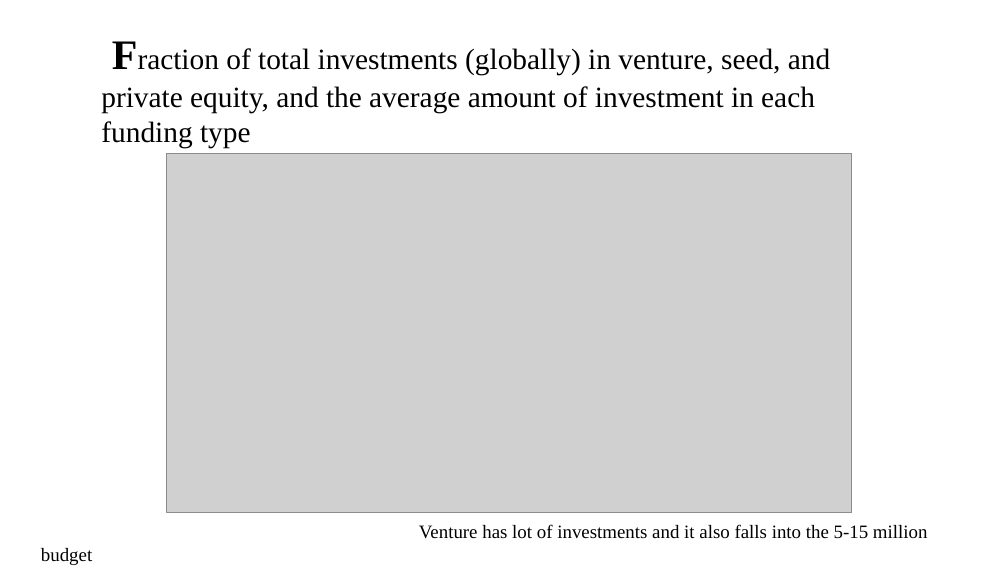
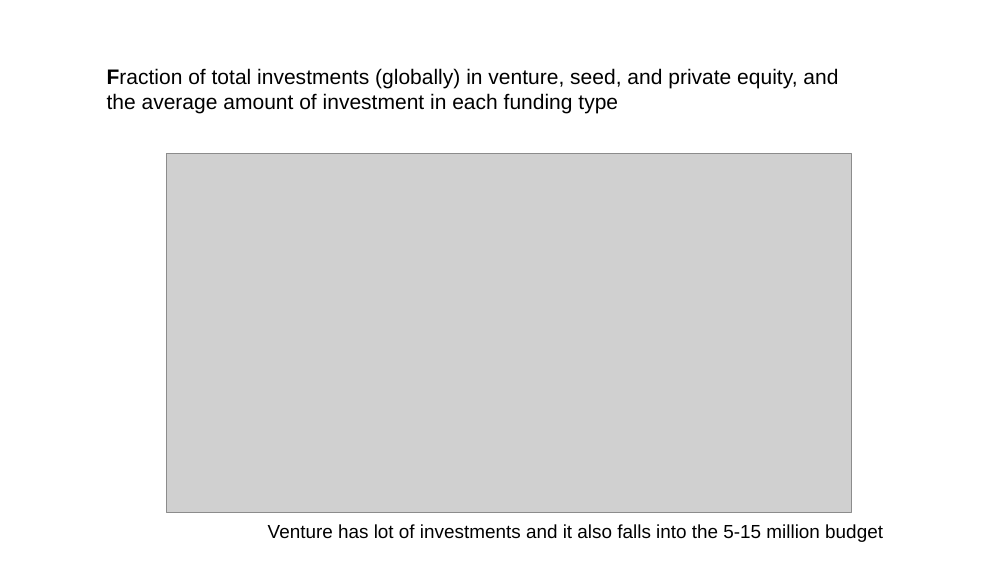
Before and after one commit to santhoshpkumar/Spark-Funds-Investment-CaseStudy, a slide deck: slide 7 of Spark Funds Presentation.pptx. Drawn at 1008x567 pixels with LibreOffice and Linux fonts; fonts in the diff are those of the drawing; grey boxes stand for pictures; background and template pictures are left out. Boxes give left, top, right and bottom in pixels: in the first picture for what was removed or moved away, otherwise in the second. Text is boxed around its words. In the diff, an @@ line names an element or a change of style, - is before the commit and + after.

```diff
--- a/Spark Funds Presentation.pptx
+++ b/Spark Funds Presentation.pptx
@@ text "Fraction of total investments (globally) ...": place and size @@
-text "Fraction of total investments (globally) ..." at (101, 48, 830, 149)
+text "Fraction of total investments (globally) ..." at (107, 68, 838, 114)
@@ text "Fraction of total investments (globally) ..." at (107, 68, 838, 114): size 40 to 20 pt in "Fraction"; size 28 to 20 pt, font Times New Roman to Arial @@
@@ text "Venture has lot of investments ..." at (268, 524, 883, 542): font Times New Roman to Arial @@
```
Also in this commit, not shown: 4 other slides changed, 5 slides added, 5 slides removed.
